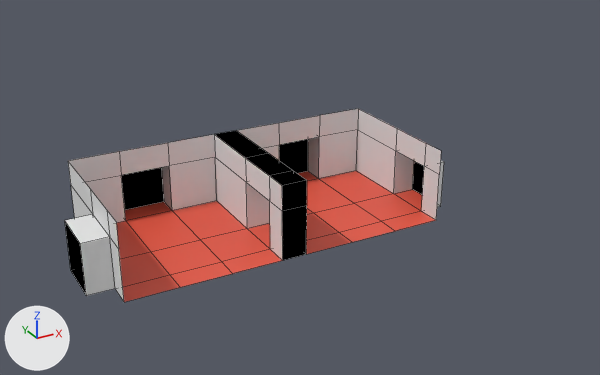
One commit to the Blender file models/world/world.blend: the scene before it, then after it.
Before and after are seen from a camera (50 mm lens) standing at (-16.4, -26.9, 14.7) and looking at (-0.6, 1.8, 0.4). The lights are fixed; the arrows at lower left show +X, +Y and +Z. Mesh edges are drawn as thin lines.

In view in the first picture: 'interior-col'.
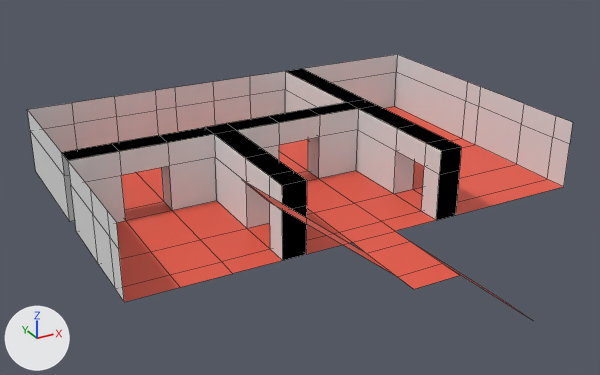
Commit message: interior stuff

Location of each change, (x1, y1, x2, y2) in pixels of the pictures (600 x 375 px):
'interior-col', reshaped (44% wider, 38% taller)
    before: (65, 109, 444, 302)
    after: (27, 54, 573, 320)
part 1 of me_cube_003, built on
    before: (65, 139, 424, 296)
    after: (27, 54, 573, 320)

The edits, one by one:
me_cube_003 is used by ob_interior_col; location (0.0, 0.0, 0.0).
me_cube_003 had 88 vertices, 77 faces and spanned x -11.0..4.0, y -3.0..4.0, z 0.0..3.0.
me_cube_003 now has 166 vertices, 152 faces and spans x -10.0..10.0, y -7.0..10.0, z -4.0..4.0.
Part 1, on me_cube_003:
4 vertices are removed from x -11.0, y -2.0..0.0, z 0.0..2.0.
8 faces are deleted.
16 vertices are added at x -6.0..6.0, y -7.0..10.0, z -4.0..4.0.
8 new vertices lie (0.0, 1.0, 0.0) away from vertices in x -10.0..3.0, y 3.0, z 3.0.
7 new vertices lie (1.0, 0.0, 0.0) away from vertices in x 3.0, y -3.0..4.0, z 0.0..3.0.
7 new vertices lie (0.0, 6.0, 0.0) away from vertices in x -10.0..4.0, y 4.0, z 0.0..3.0.
9 new vertices lie (0.0, 0.0, -1.0) away from vertices in x -10.0..4.0, y 3.0..10.0, z 3.0.
9 new vertices lie (0.0, 0.0, -2.0) away from vertices in x -10.0..4.0, y 3.0..10.0, z 2.0.
8 new vertices lie (6.0, 0.0, 0.0) away from vertices in x 4.0, y -3.0..10.0, z 0.0..3.0.
9 new vertices lie (0.0, 0.0, 2.0) away from vertices in x -8.0..10.0, y -3.0..10.0, z 0.0.
9 new vertices lie (0.0, 0.0, 1.0) away from vertices in x -8.0..10.0, y -3.0..10.0, z 2.0.
52 new faces join them, mat_wall (its picture is missing).
17 new faces join them, mat_floor (its picture is missing).
14 new faces join them, mat_black (black #000000).
